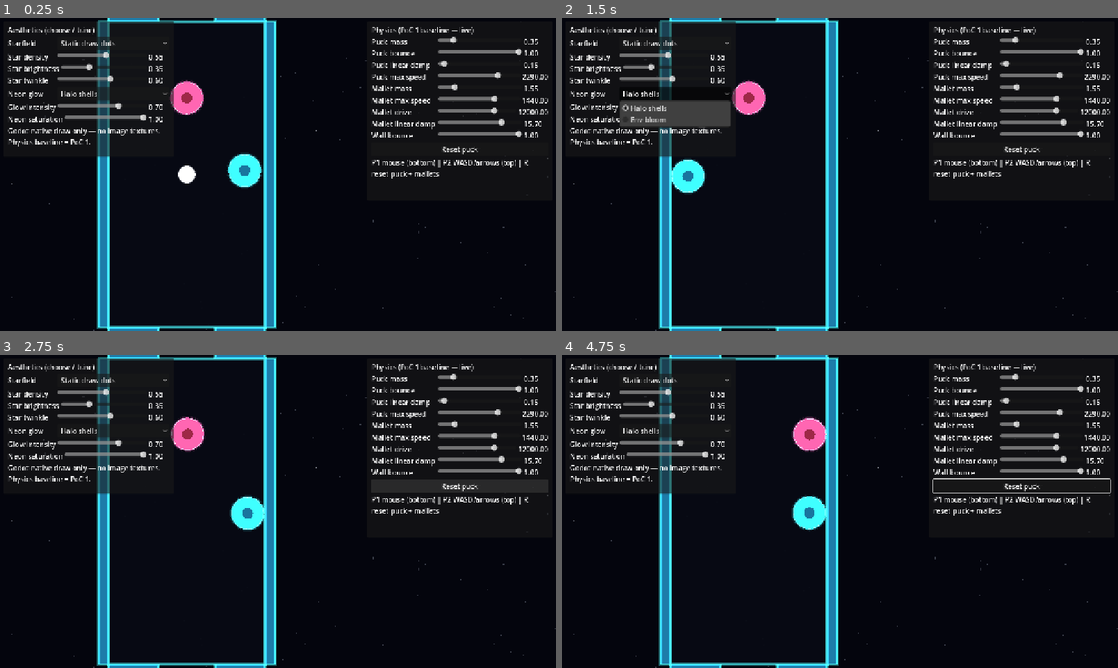
Above: before the commit, frames 1-4 (two rows, left to right).
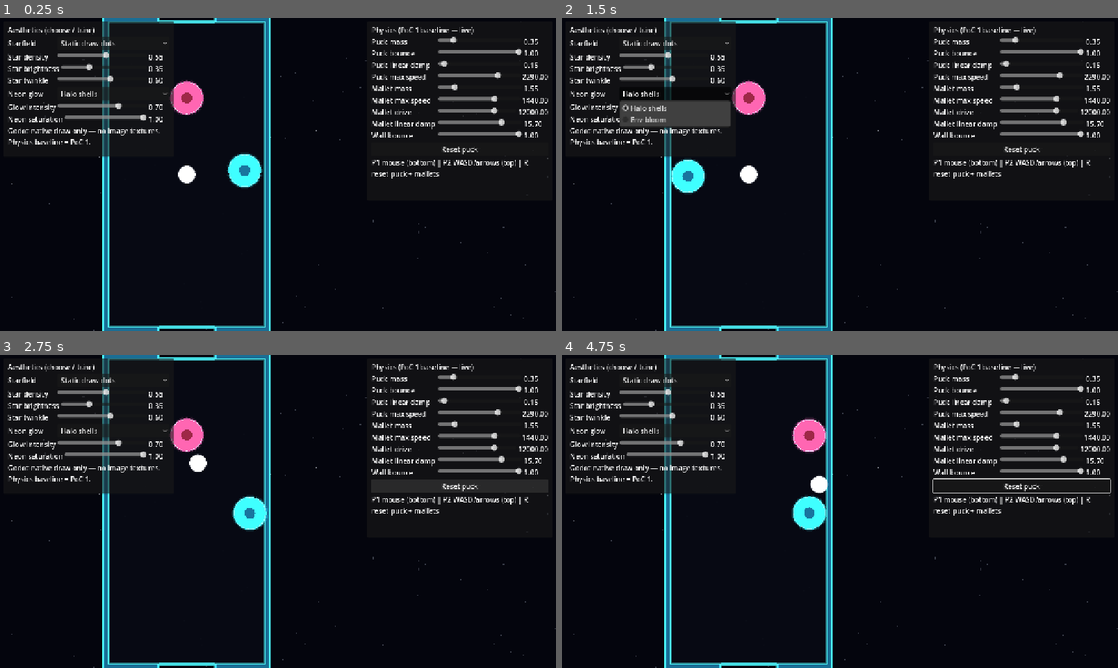
Above: after the commit, the same moments.

Repository: waigore/airhockey
Game: Godot game, scene res://scenes/main.tscn
Two runs of this game, one before a commit and one after it. Both use one fixed random seed, a clock stepped at 60 frames per second and the inputs below.
Inputs (mouse positions are in pixels of both pictures, inside the frame that each line leads up to):
- Up to frame 1 (0.25 s): no input
- Up to frame 2 (1.5 s): click "Static draw dots" at 0.5 s; click "Halo shells" at 1.25 s
- Up to frame 3 (2.75 s): click "Reset puck" at 2 s
- Up to frame 4 (4.75 s): move the mouse to (962, 495) at 2.77 s; hold Right 2.78-3.53 s; tap R at 2.85, 3.6, 4.35 s; move the mouse to (728, 527) at 3.52 s; hold Down 3.53-4.28 s; move the mouse to (895, 442) at 4.27 s; hold Right from 4.28 s (still down)

The runs differ from the first frame. In frame 1, 3.7% of the frame differs, in the area x 17-50%, y 0-100%; in frame 2, 3.7%; in frame 3, 4.1%; in frame 4, 4.0%.

Commit message:
Thin arena rails and remove neon corner seams.
Side walls own outer corners; neon uses one continuous outer frame path so corners stay continuous at the thinner 12px thickness.

Co-authored-by: Cursor <cursoragent@cursor.com>

Diff:
--- a/pocs/space-neon-aesthetics-on-physics/scripts/aesthetics.gd
+++ b/pocs/space-neon-aesthetics-on-physics/scripts/aesthetics.gd
@@ -24,6 +24,8 @@
 var _table_fill: Polygon2D
 var _table_edge: Line2D
 var _table_glow: Line2D
+var _frame_edge: Line2D
+var _frame_glow: Line2D
 var _center_line: Line2D
 var _walls: Node2D
 var _puck: RigidBody2D
@@ -78,41 +80,76 @@
 
 func _ensure_table_lines() -> void:
 	if _table_edge == null or not is_instance_valid(_table_edge):
-		_table_edge = Line2D.new()
-		_table_edge.name = "TableNeonEdge"
-		_table_edge.width = 2.0
-		_table_edge.default_color = WALL_NEON
-		_table_edge.z_index = 2
-		_table_edge.antialiased = true
-		add_child(_table_edge)
+		_table_edge = _make_line("TableNeonEdge", 2.0, WALL_NEON, 3, false)
 	if _table_glow == null or not is_instance_valid(_table_glow):
-		_table_glow = Line2D.new()
-		_table_glow.name = "TableNeonGlow"
-		_table_glow.width = 5.0
-		_table_glow.default_color = Color(WALL_NEON.r, WALL_NEON.g, WALL_NEON.b, 0.35)
-		_table_glow.z_index = 1
-		_table_glow.antialiased = true
-		_table_glow.material = _add_mat
-		add_child(_table_glow)
+		_table_glow = _make_line("TableNeonGlow", 5.0, Color(WALL_NEON.r, WALL_NEON.g, WALL_NEON.b, 0.35), 2, true)
+	if _frame_edge == null or not is_instance_valid(_frame_edge):
+		_frame_edge = _make_line("FrameNeonEdge", 2.0, WALL_NEON, 5, false)
+	if _frame_glow == null or not is_instance_valid(_frame_glow):
+		_frame_glow = _make_line("FrameNeonGlow", 5.0, Color(WALL_NEON.r, WALL_NEON.g, WALL_NEON.b, 0.35), 4, true)
 	if _center_line == null or not is_instance_valid(_center_line):
-		_center_line = Line2D.new()
-		_center_line.name = "CenterNeonLine"
-		_center_line.width = 1.5
-		_center_line.default_color = Color(0.4, 1.1, 1.4, 0.4)
-		_center_line.z_index = 2
-		_center_line.antialiased = true
-		_center_line.material = _add_mat
-		add_child(_center_line)
+		_center_line = _make_line("CenterNeonLine", 1.5, Color(0.4, 1.1, 1.4, 0.4), 3, true)
+
 	var p := _table.position
 	var s := _table.size
-	var loop := PackedVector2Array([
+	var inner := PackedVector2Array([
 		p, p + Vector2(s.x, 0), p + s, p + Vector2(0, s.y), p
 	])
-	_table_edge.points = loop
-	_table_glow.points = loop
+	_table_edge.points = inner
+	_table_glow.points = inner
+	var frame := _outer_frame_points(_table, _wall_thickness, _goal_width)
+	_frame_edge.points = frame
+	_frame_glow.points = frame
 	var mid_y := p.y + s.y * 0.5
 	_center_line.points = PackedVector2Array([
 		Vector2(p.x + 8.0, mid_y), Vector2(p.x + s.x - 8.0, mid_y)
+	])
+
+
+func _make_line(line_name: String, width: float, color: Color, z: int, additive: bool) -> Line2D:
+	var line := Line2D.new()
+	line.name = line_name
+	line.width = width
+	line.default_color = color
+	line.z_index = z
+	line.antialiased = true
+	line.joint_mode = Line2D.LINE_JOINT_ROUND
+	line.begin_cap_mode = Line2D.LINE_CAP_ROUND
+	line.end_cap_mode = Line2D.LINE_CAP_ROUND
+	if additive:
+		line.material = _add_mat
+	add_child(line)
+	return line
+
+
+func _outer_frame_points(table: Rect2, th: float, goal_w: float) -> PackedVector2Array:
+	## Continuous outer wall silhouette with goal notches — no per-segment seams.
+	var x0 := table.position.x
+	var y0 := table.position.y
+	var x1 := x0 + table.size.x
+	var y1 := y0 + table.size.y
+	var mid := x0 + table.size.x * 0.5
+	var gl := mid - goal_w * 0.5
+	var gr := mid + goal_w * 0.5
+	var ox0 := x0 - th
+	var oy0 := y0 - th
+	var ox1 := x1 + th
+	var oy1 := y1 + th
+	# Clockwise from outer top-left, dipping in at goal mouths.
+	return PackedVector2Array([
+		Vector2(ox0, oy0),
+		Vector2(gl, oy0),
+		Vector2(gl, y0),
+		Vector2(gr, y0),
+		Vector2(gr, oy0),
+		Vector2(ox1, oy0),
+		Vector2(ox1, oy1),
+		Vector2(gr, oy1),
+		Vector2(gr, y1),
+		Vector2(gl, y1),
+		Vector2(gl, oy1),
+		Vector2(ox0, oy1),
+		Vector2(ox0, oy0),
 	])
 
 
@@ -140,15 +177,23 @@
 
 	if _table_fill != null:
 		_table_fill.color = TABLE_BASE
+	var core_w := 1.5 + intensity * 1.5
+	var fringe_w := 3.5 + intensity * 5.0
+	var fringe_a := 0.18 + intensity * 0.28
 	if _table_edge != null:
-		# Bright tube core.
 		_table_edge.default_color = Color(wall_c.r, wall_c.g, wall_c.b, 1.0)
-		_table_edge.width = 1.5 + intensity * 1.5
+		_table_edge.width = core_w
 	if _table_glow != null:
-		# Short outer fade only (not a wide wash).
-		_table_glow.default_color = Color(wall_c.r, wall_c.g, wall_c.b, 0.18 + intensity * 0.28)
-		_table_glow.width = 3.5 + intensity * 5.0
+		_table_glow.default_color = Color(wall_c.r, wall_c.g, wall_c.b, fringe_a)
+		_table_glow.width = fringe_w
 		_table_glow.visible = true
+	if _frame_edge != null:
+		_frame_edge.default_color = Color(wall_c.r, wall_c.g, wall_c.b, 1.0)
+		_frame_edge.width = core_w
+	if _frame_glow != null:
+		_frame_glow.default_color = Color(wall_c.r, wall_c.g, wall_c.b, fringe_a)
+		_frame_glow.width = fringe_w
+		_frame_glow.visible = true
 	if _center_line != null:
 		_center_line.default_color = Color(wall_c.r, wall_c.g, wall_c.b, 0.25 + intensity * 0.3)
 		_center_line.width = 1.0 + intensity * 1.0
@@ -173,52 +218,21 @@
 
 
 func _tint_walls(neon: Color) -> void:
+	## Fill only — neon outline is the continuous frame Line2D (avoids corner seams).
 	if _walls == null:
 		return
 	var intensity := tunables.glow_intensity
 	for body in _walls.get_children():
-		var to_free: Array[Node] = []
-		var poly_pts := PackedVector2Array()
 		for ch in body.get_children():
 			if ch is Line2D and str(ch.name).begins_with("Neon"):
-				to_free.append(ch)
+				ch.free() ## leftover from older rim approach
 			elif ch is Polygon2D:
-				# Dimmer rail body; neon lives in the rim/glow lines.
 				(ch as Polygon2D).color = Color(
-					neon.r * (0.25 + intensity * 0.2),
-					neon.g * (0.25 + intensity * 0.2),
-					neon.b * (0.25 + intensity * 0.2),
+					neon.r * (0.22 + intensity * 0.18),
+					neon.g * (0.22 + intensity * 0.18),
+					neon.b * (0.22 + intensity * 0.18),
 					1.0
 				)
-				poly_pts = (ch as Polygon2D).polygon
-		for n in to_free:
-			n.free()
-		if poly_pts.size() < 3:
-			continue
-		var pts := PackedVector2Array()
-		for v in poly_pts:
-			pts.append(v)
-		pts.append(poly_pts[0])
-
-		# Tight additive fringe, then bright core rim on top.
-		var glow := Line2D.new()
-		glow.name = "NeonGlow"
-		glow.width = 3.0 + intensity * 5.0
-		glow.default_color = Color(neon.r, neon.g, neon.b, 0.15 + intensity * 0.3)
-		glow.z_index = 1
-		glow.antialiased = true
-		glow.material = _add_mat
-		glow.points = pts
-		body.add_child(glow)
-
-		var rim := Line2D.new()
-		rim.name = "NeonRim"
-		rim.width = 1.25 + intensity * 1.5
-		rim.default_color = Color(neon.r, neon.g, neon.b, 0.95)
-		rim.z_index = 2
-		rim.antialiased = true
-		rim.points = pts
-		body.add_child(rim)
 
 
 func _style_disk(body: RigidBody2D, color: Color, radius: float) -> void:
--- a/pocs/space-neon-aesthetics-on-physics/scripts/main.gd
+++ b/pocs/space-neon-aesthetics-on-physics/scripts/main.gd
@@ -2,9 +2,10 @@
 
 ## PoC root: PoC 1 physics/arena baseline + selectable starfield/neon aesthetics.
 
-# Portrait playfield ~2:1 length:width — locked to PoC 1 (do not retune/resize).
+# Portrait playfield ~2:1 — TABLE / GOAL locked to PoC 1.
+# WALL_THICKNESS thinned for this aesthetics PoC (PO: thinner rails); keep collision = visual.
 const TABLE := Rect2(250, 8, 360, 704)
-const WALL_THICKNESS := 24.0
+const WALL_THICKNESS := 12.0
 const GOAL_WIDTH := 130.0
 
 var tunables := PoCTunables.new()
--- a/pocs/space-neon-aesthetics-on-physics/scripts/walls.gd
+++ b/pocs/space-neon-aesthetics-on-physics/scripts/walls.gd
@@ -1,7 +1,8 @@
 extends Node2D
 
 ## Static table walls with live bounce. Goal gaps on the short (top/bottom) ends.
-## Segments are non-overlapping so a corner hit is one contact (not two that cancel speed).
+## Side rails own the outer corners (extend past the table) so the frame is continuous;
+## top/bottom rails stay between the sides — no overlapping collision volumes.
 
 var tunables: PoCTunables
 var _bodies: Array[StaticBody2D] = []
@@ -25,10 +26,10 @@
 	var h := table.size.y
 	var mid_x := x0 + w * 0.5
 	var half_goal := goal_w * 0.5
-	# Left/right: full table height (do not overlap top/bottom goal rails).
-	_add_rect(Vector2(x0 - th * 0.5, y0 + h * 0.5), Vector2(th, h))
-	_add_rect(Vector2(x0 + w + th * 0.5, y0 + h * 0.5), Vector2(th, h))
-	# Top/bottom: two segments around the goal, flush with the table x-range.
+	# Left/right: full outer height including corners (fills the th×th corner squares).
+	_add_rect(Vector2(x0 - th * 0.5, y0 + h * 0.5), Vector2(th, h + 2.0 * th))
+	_add_rect(Vector2(x0 + w + th * 0.5, y0 + h * 0.5), Vector2(th, h + 2.0 * th))
+	# Top/bottom: between the inner faces of the side rails (x0 .. x0+w), around the goal.
 	var seg_w := (w - goal_w) * 0.5
 	_add_rect(Vector2(mid_x - half_goal - seg_w * 0.5, y0 - th * 0.5), Vector2(seg_w, th))
 	_add_rect(Vector2(mid_x + half_goal + seg_w * 0.5, y0 - th * 0.5), Vector2(seg_w, th))
Not shown, changed: docs/requirements/poc-requests.md
Not shown, changed: pocs/space-neon-aesthetics-on-physics/README.md
